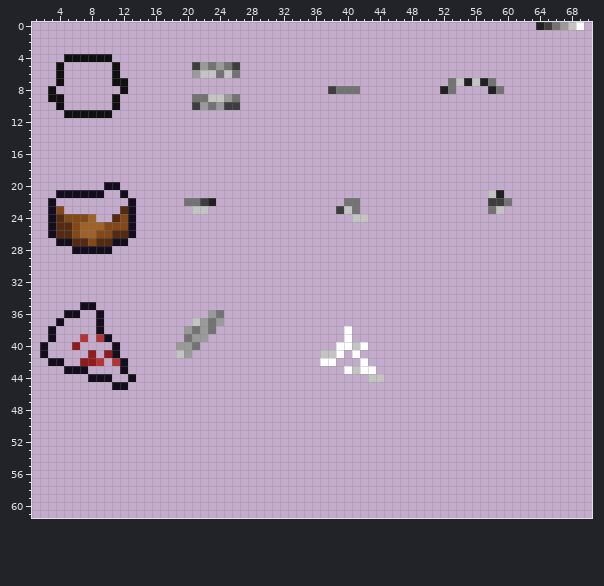
A sprite sheet gets an edit: Entities/Industry/Kitchen/CustomFood.png. This is how it looked before the edit.
The file is 96x64 pixels. Shown: x 1..70, y 0..61.
The same view after the edit:
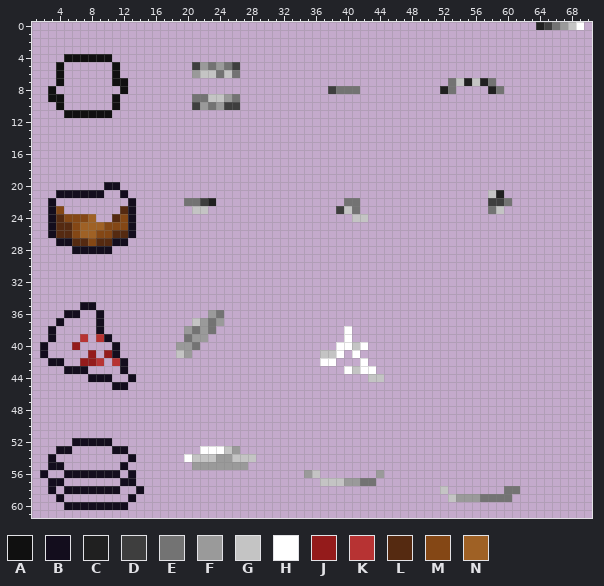
Palette (. is transparent): A #101010  B #130d1d  C #202020  D #3e3e3e  E #737373  F #9a9a9a  G #c4c4c4  H #ffffff  J #941b1b  K #b73333  L #552a11  M #844715  N #9f6125
The commit says: Added food effects, and effect sprite stuff
Changes in this commit:
y 52: x 6..10 ..... -> BBBBB
y 53: x 4..5 .. -> BB; x 11..12 .. -> BB; x 22..26 ..... -> HHHGF
y 54: x 3 . -> B; x 13 . -> B; x 20..28 ......... -> HGGGFFGGG
y 55: x 3..4 .. -> BB; x 12 . -> B; x 21..27 ....... -> FFFFFFF
y 56: x 2 . -> B; x 5..11 ....... -> BBBBBBB; x 13 . -> B; x 35..36 .. -> FG; x 44 . -> F
y 57: x 3..4 .. -> BB; x 12..13 .. -> BB; x 37..43 ....... -> GGGFFEE
y 58: x 3 . -> B; x 5..11 ....... -> BBBBBBB; x 14 . -> B; x 52 . -> G; x 60..61 .. -> EE
y 59: x 4 . -> B; x 13 . -> B; x 53..60 ........ -> GFFFEEEE
y 60: x 5..12 ........ -> BBBBBBBB
Where, in picture pixels (left, top, right, bottom), the same in both pictures:
added: (40, 438, 144, 510)
added: (184, 446, 256, 470)
added: (304, 470, 384, 486)
added: (440, 486, 520, 502)
